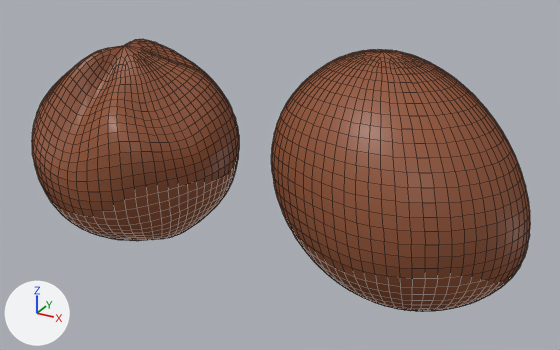
An edit to the Blender file Frontend/GaMR/Assets/Models/the_cell/nucleus.blend, drawn before and after from the same camera.
Both versions are drawn from a 50 mm camera at (2.07, -5.15, 2.39) aimed at (-0.9, 0.24, -0.31). Arrows for +X, +Y and +Z are at lower left; the lights stay in place. Mesh edges are drawn as thin lines. The same objects are shown in both versions, whatever each file hides.

Objects in the first picture: 'ribosome', 'ribosome.001'.
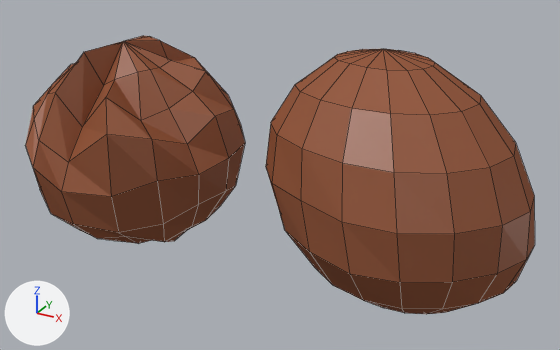
Location of each change, [x1, y1, x2, y2] in pixels of the pictures (560 x 350 px):
'ribosome', modifiers changed: before [271, 49, 530, 311]; after [266, 49, 535, 314]
'ribosome.001', modifiers changed: before [32, 39, 239, 241]; after [26, 36, 245, 244]

The change, as a diff of the scene's bpy script:
```diff
--- a/Frontend/GaMR/Assets/Models/the_cell/nucleus.blend.py
+++ b/Frontend/GaMR/Assets/Models/the_cell/nucleus.blend.py
@@ ob_ribosome_001 @@
 ob_ribosome_001.location = (-2.452, 0.121, -0.224)
-_m = ob_ribosome_001.modifiers.new('Subsurf', 'SUBSURF')
-_m.levels = 2
@@ ob_ribosome @@
 ob_ribosome.location = (0.0, 0.0, 0.0)
-_m = ob_ribosome.modifiers.new('Subsurf', 'SUBSURF')
-_m.levels = 2
```
